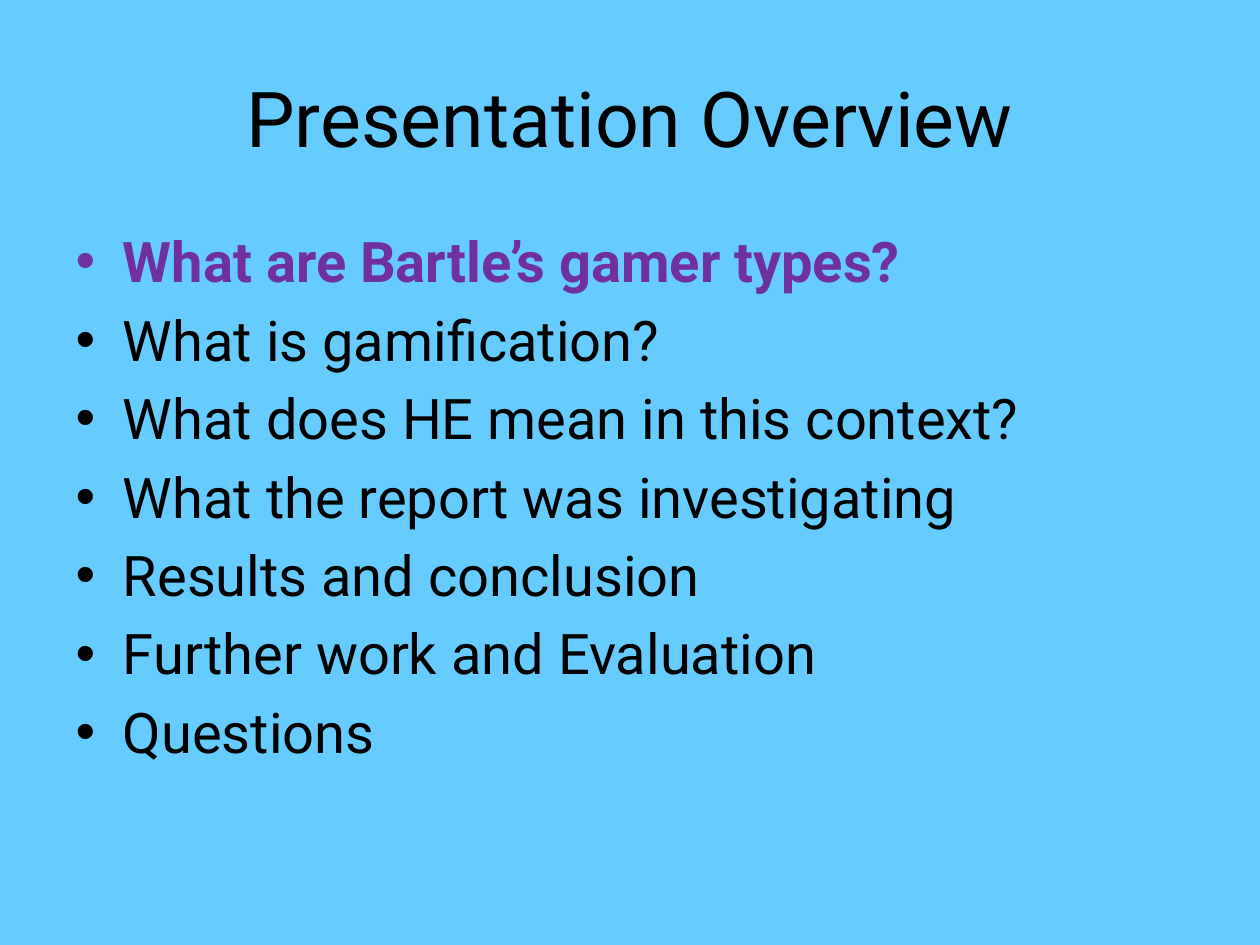
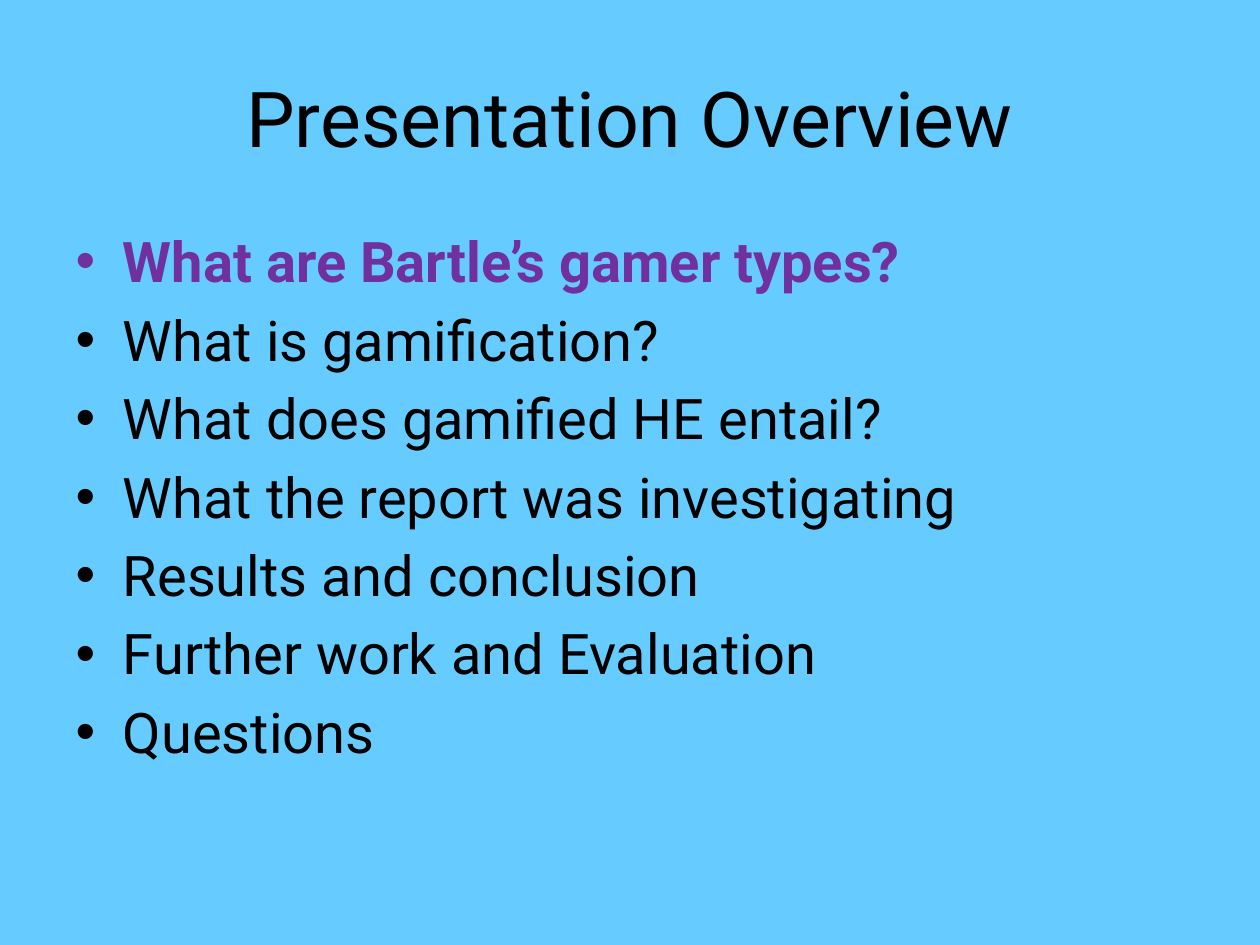
Before and after one commit to mcnutty26/dissertation, a slide deck: slide 3 of docs/presentation/master.pptx. Drawn at 1260x945 pixels with LibreOffice and Linux fonts; fonts in the diff are those of the drawing. Boxes give left, top, right and bottom in pixels: in the first picture for what was removed or moved away, otherwise in the second. Text is boxed around its words. In the diff, an @@ line names an element or a change of style, - is before the commit and + after.

```diff
--- a/docs/presentation/master.pptx
+++ b/docs/presentation/master.pptx
@@ text at (123,396,882,451): text changed @@
-• What does HE mean in this context?
+• What does gamified HE entail?
```
Also in this commit, not shown: 3 other slides changed, 4 slides added.
